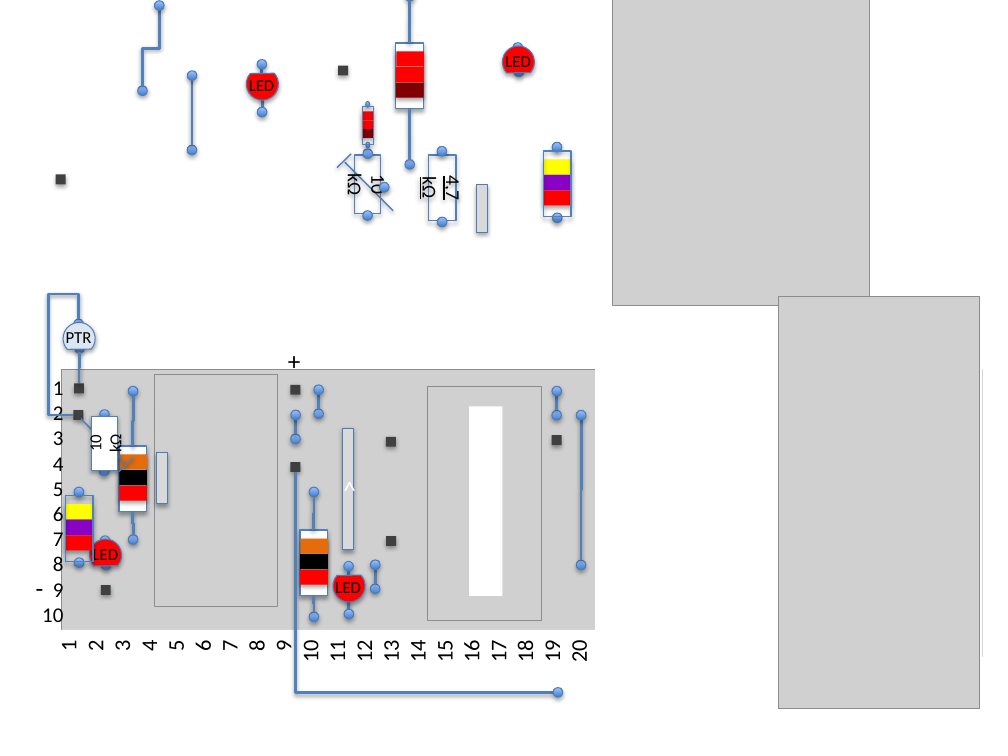
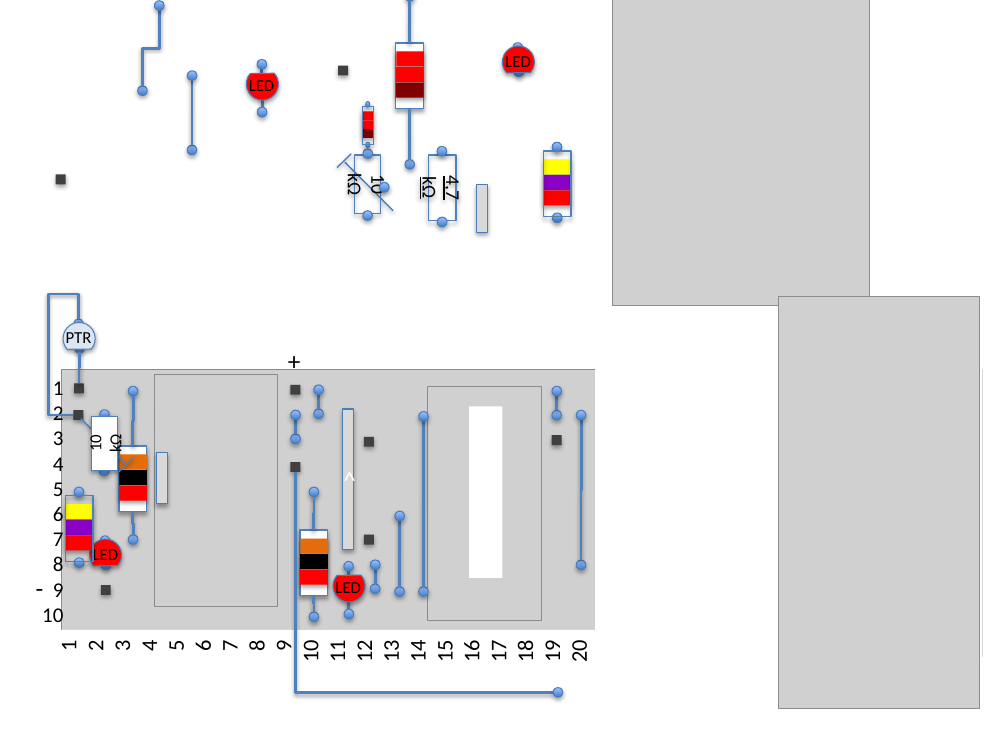
Before and after one commit to ahojsenn/smartMeter, a slide deck: slide 6 of doc/smartMeter_v3.pptx. Drawn at 1008x756 pixels with LibreOffice and Linux fonts; fonts in the diff are those of the drawing; grey boxes stand for pictures. Boxes give left, top, right and bottom in pixels: in the first picture for what was removed or moved away, otherwise in the second. Text is boxed around its words. In the diff, an @@ line names an element or a change of style, - is before the commit and + after.

```diff
--- a/doc/smartMeter_v3.pptx
+++ b/doc/smartMeter_v3.pptx
@@ rectangle "^" resized from (x1=343, y1=428, x2=354, y2=549) to (x1=343, y1=409, x2=354, y2=549) @@
@@ ellipse added at (x1=418, y1=411, x2=428, y2=421), fill gradient #3F80CE to #A4C4FF, outline #4B7EBC 0.75 pt @@
@@ rectangle resized from (x1=469, y1=406, x2=502, y2=596) to (x1=469, y1=406, x2=502, y2=578) @@
@@ rectangle moved from (x1=386, y1=436, x2=396, y2=447) to (x1=364, y1=436, x2=374, y2=447) @@
@@ elbow line added from (423, 587) to (423, 421), #4F81BD 2 pt @@
@@ rectangle moved from (x1=386, y1=536, x2=396, y2=546) to (x1=364, y1=534, x2=374, y2=544) @@
@@ ellipse added at (x1=395, y1=511, x2=405, y2=521), fill gradient #3F80CE to #A4C4FF, outline #4B7EBC 0.75 pt @@
@@ elbow line added from (399, 587) to (400, 521), #4F81BD 2 pt @@
@@ ellipse added at (x1=395, y1=587, x2=405, y2=597), fill gradient #3F80CE to #A4C4FF, outline #4B7EBC 0.75 pt @@
@@ ellipse added at (x1=418, y1=587, x2=428, y2=597), fill gradient #3F80CE to #A4C4FF, outline #4B7EBC 0.75 pt @@
```
Also in this commit, not shown: 2 other slides changed, 19 other files.
